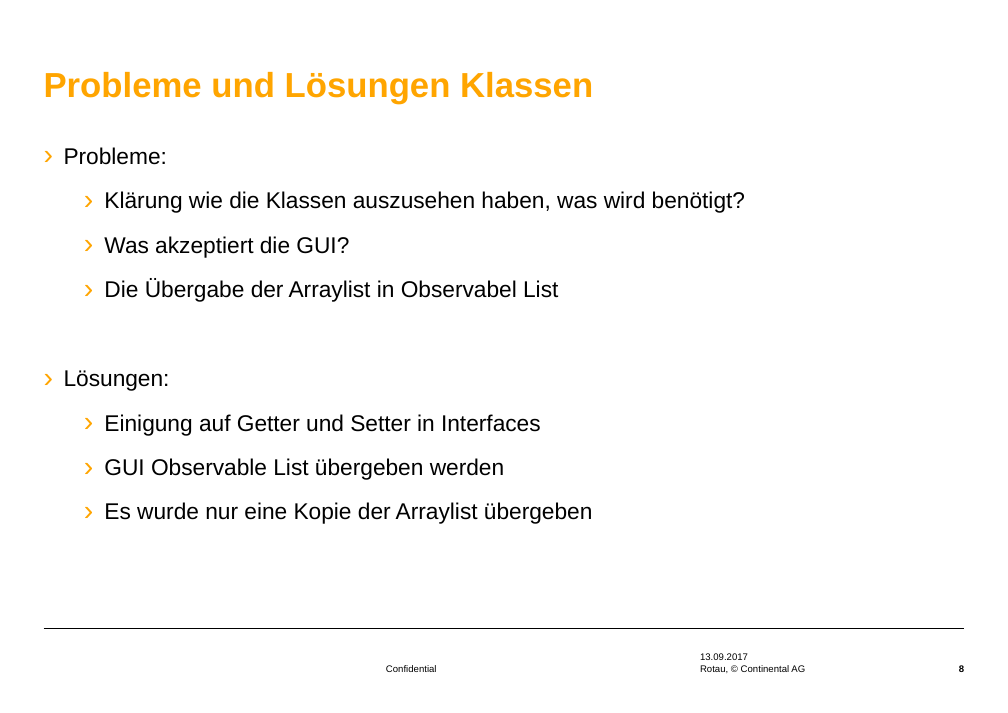
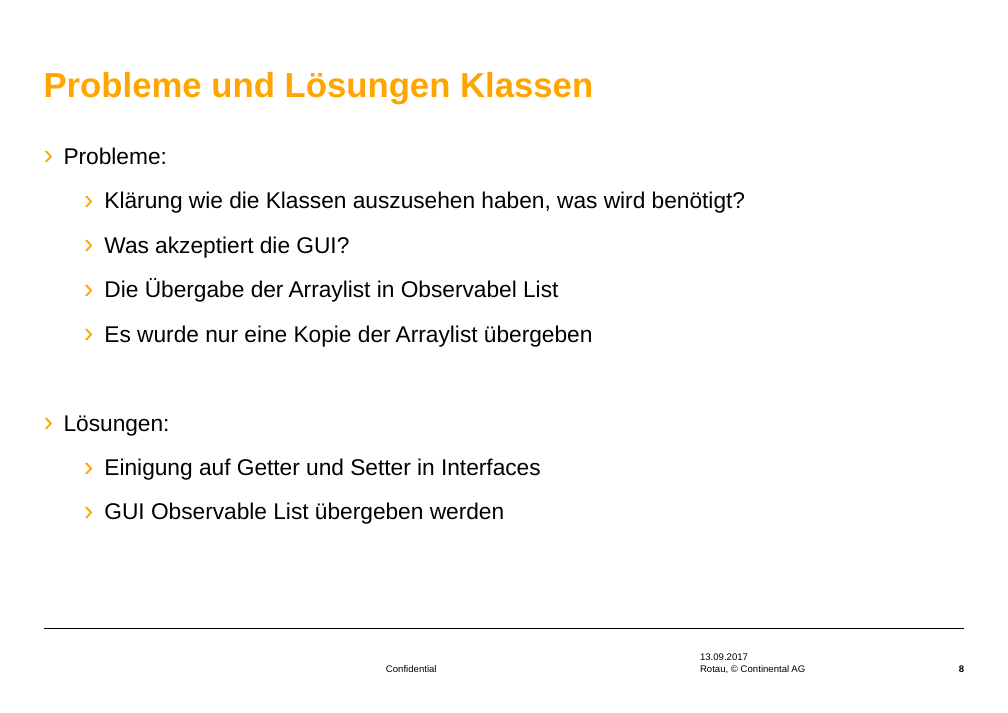
Before and after one commit to nicolasdiehl/kanban, a slide deck: slide 8 of Documentation/Präsentation.pptx. Drawn at 1008x713 pixels with LibreOffice and Linux fonts; fonts in the diff are those of the drawing; background and template pictures are left out. Boxes give left, top, right and bottom in pixels: in the first picture for what was removed or moved away, otherwise in the second. Text is boxed around its words. In the diff, an @@ line names an element or a change of style, - is before the commit and + after.

```diff
--- a/Documentation/Präsentation.pptx
+++ b/Documentation/Präsentation.pptx
@@ text at <box>104,325,593,347</box>: paragraph added @@
+  › Es wurde nur eine Kopie der Arraylist übergeben
@@ text at <box>104,502,593,524</box>: paragraph removed @@
-  › Es wurde nur eine Kopie der Arraylist übergeben
```
Also in this commit, not shown: 1 other slide changed, 2 other files.
